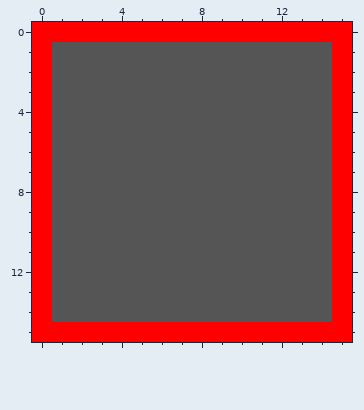
Two versions of one pixel-art sprite, src/main/resources/assets/bitmap/textures/cond_red_1.png. Above: the version before the commit.
The file is 16x16 pixels.
After:
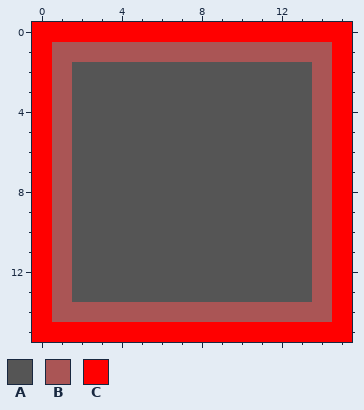
Palette (. is transparent): A #555555  B #aa5555  C #ff0000
From old to new:
y 1: x 1..14 AAAAAAAAAAAAAA -> BBBBBBBBBBBBBB
y 2..13: x 1 A -> B; x 14 A -> B
y 14: x 1..14 AAAAAAAAAAAAAA -> BBBBBBBBBBBBBB
